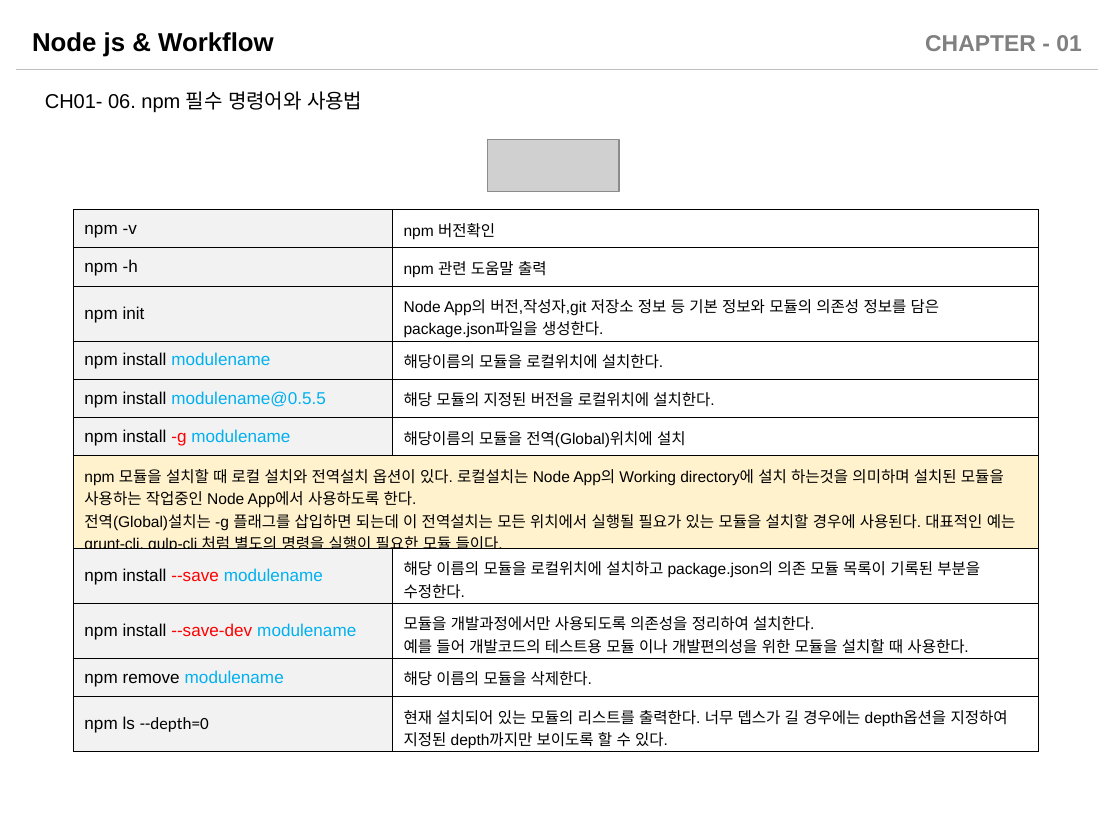
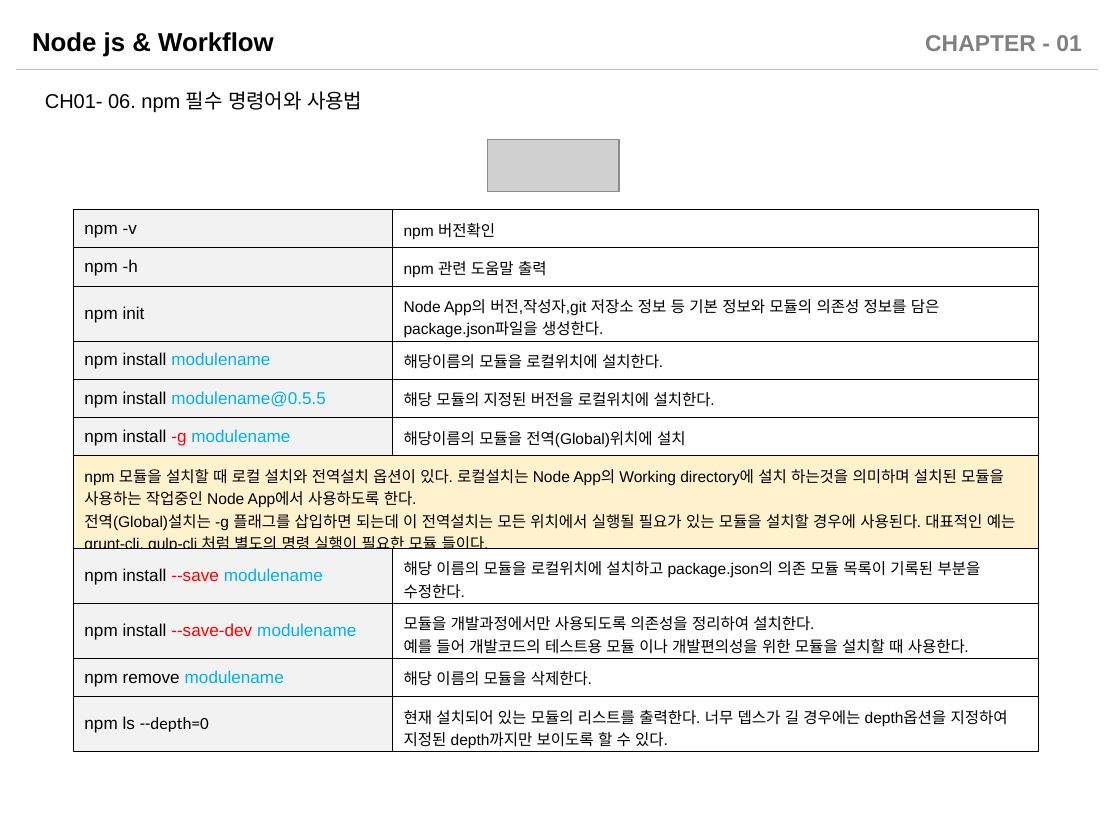
Before and after one commit to sabin21/NodeJS_Workflow_Study, a slide deck: slide 15 of CH01_Nodejs_Intro.pptx (slide 13 before the commit). Drawn at 1120x840 pixels with LibreOffice and Linux fonts; fonts in the diff are those of the drawing; grey boxes stand for pictures. Boxes give left, top, right and bottom in pixels: in the first picture for what was removed or moved away, otherwise in the second. Text is boxed around its words. In the diff, an @@ line names an element or a change of style, - is before the commit and + after.

Commit message:
문서들 부분적인 추가 및 수정

```diff
--- a/CH01_Nodejs_Intro.pptx
+++ b/CH01_Nodejs_Intro.pptx
@@ table at bbox=[73, 209, 1038, 752] @@
-row 7, column 1: npm 모듈을 설치할 때 로컬 설치와 전역설치 옵션이 있다. 로컬설치는 Node App의 Working directory에 설치 하는것을 의미하며 설치된 모듈을 사용하는 작업중인 Node App에서 사용하도록 한다. 전역(Global)설치는 -g 플래그를 삽입하면 되는데 이 전역설치는 모든 위치에서 실행될 필요가 있는 모듈을 설치할 경우에 사용된다. 대표적인 예는 grunt-cli, gulp-cli 처럼 별도의 명령을 실행이 필요한 모듈 들이다.
+row 7, column 1: npm 모듈을 설치할 때 로컬 설치와 전역설치 옵션이 있다. 로컬설치는 Node App의 Working directory에 설치 하는것을 의미하며 설치된 모듈을 사용하는 작업중인 Node App에서 사용하도록 한다. 전역(Global)설치는 -g 플래그를 삽입하면 되는데 이 전역설치는 모든 위치에서 실행될 필요가 있는 모듈을 설치할 경우에 사용된다. 대표적인 예는 grunt-cli, gulp-cli 처럼 별도의 명령 실행이 필요한 모듈 들이다.
```
Also in this commit, not shown: 11 other slides changed, 2 slides added, 2 other files.
